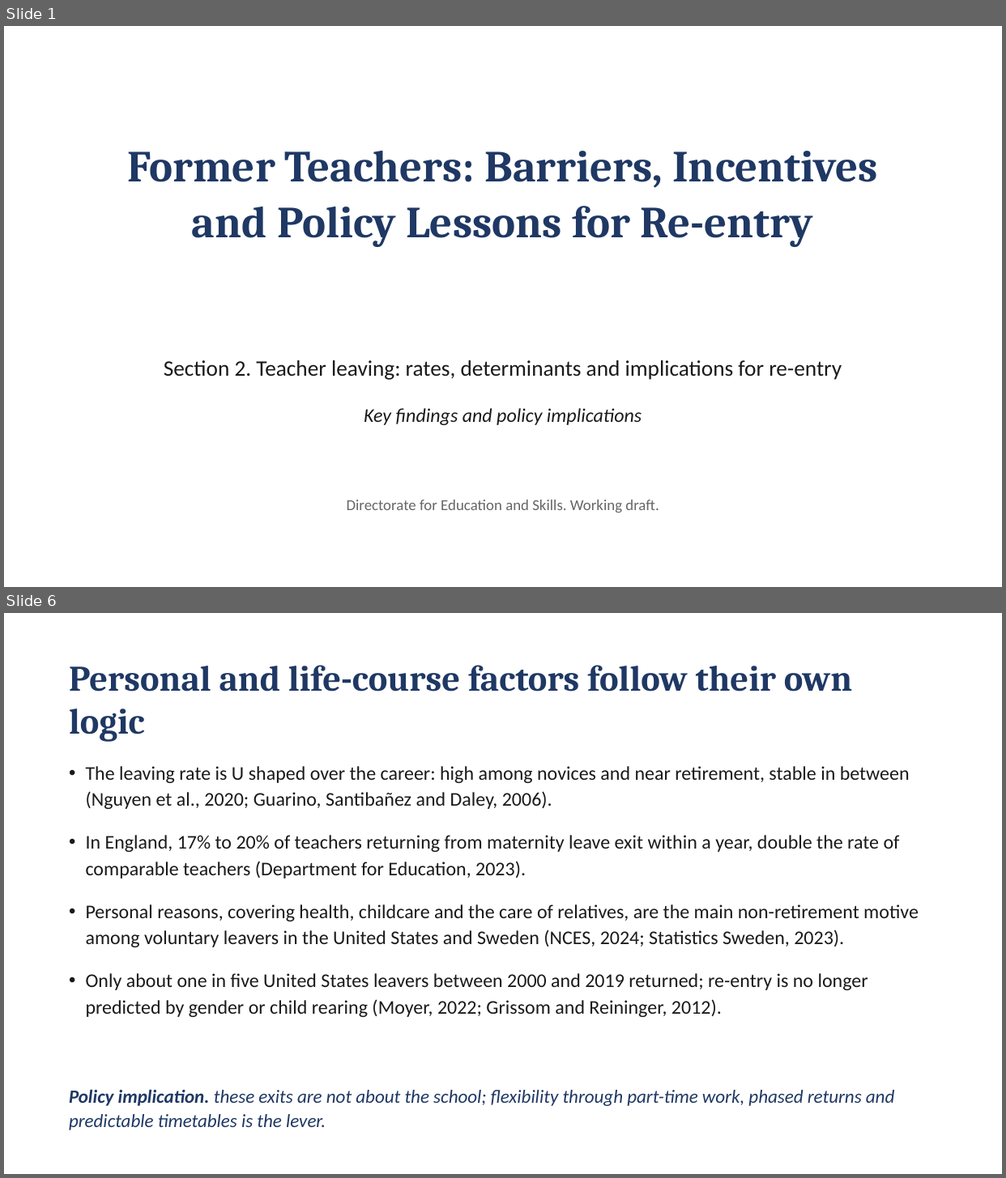
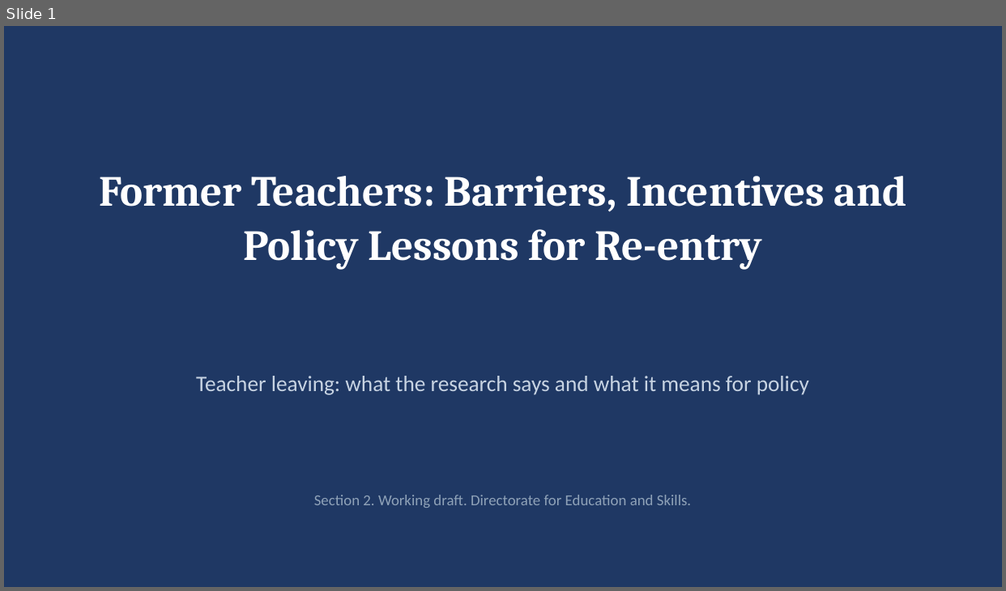
Before and after one commit to jedr1-ship-it/Former-Teachers, a slide deck: Former_Teachers_key_messages.pptx. Shown one above the other, each under a label of ours: slides 1 and 6 before the commit, slide 1 after it; the slides between them are not shown. The pictures are 1006x1178 and 1006x591 pixels, drawn with LibreOffice and Linux fonts; fonts in the diff are those of the drawing. Boxes give left, top, right and bottom in pixels: in the first picture for what was removed or moved away, otherwise in the second. Text is boxed around its words. In the diff, an @@ line names an element or a change of style, - is before the commit and + after.

```diff
--- a/Former_Teachers_key_messages.pptx
+++ b/Former_Teachers_key_messages.pptx
@@ slide 6 removed at <box>4,613,1002,1174</box>, background #FFFFFF @@
@@ text removed at <box>69,665,852,742</box> @@
-Personal and life-course factors follow their own logic
@@ text removed at <box>86,766,918,1017</box> @@
-• The leaving rate is U shaped over the career: high among novices and near retirement, stable in between (Nguyen et al., 2020; Guarino, Santibañez and Daley, 2006).
-• In England, 17% to 20% of teachers returning from maternity leave exit within a year, double the rate of comparable teachers (Department for Education, 2023).
-• Personal reasons, covering health, childcare and the care of relatives, are the main non-retirement motive among voluntary leavers in the United States and Sweden (NCES, 2024; Statistics Sweden, 2023).
-• Only about one in five United States leavers between 2000 and 2019 returned; re-entry is no longer predicted by gender or child rearing (Moyer, 2022; Grissom and Reininger, 2012).
@@ text removed at <box>69,1089,895,1131</box> @@
-Policy implication. these exits are not about the school; flexibility through part-time work, phased returns and predictable timetables is the lever.
@@ slide 1 changed as well @@
@@ background #FFFFFF to #1F3864 @@
@@ text "Former Teachers: Barriers, Incentives and ...": place and size @@
-text "Former Teachers: Barriers, Incentives and ..." at <box>128,151,877,247</box>
+text "Former Teachers: Barriers, Incentives and ..." at <box>99,176,907,269</box>
@@ text "Former Teachers: Barriers, Incentives and ..." at <box>99,176,907,269</box>: size 32 to 31 pt, text colour #1F3864 to #FFFFFF; line spacing 40pt to 39pt @@
@@ text at <box>196,376,809,395</box>: text changed; text colour #1A1A1A to #C7D3E2 @@
-Section 2. Teacher leaving: rates, determinants and implications for re-entry
+Teacher leaving: what the research says and what it means for policy
@@ text removed at <box>364,408,641,425</box> @@
-Key findings and policy implications
@@ text at <box>314,495,691,508</box>: text changed; text colour #666666 to #8FA2B8 @@
-Directorate for Education and Skills. Working draft.
+Section 2. Working draft. Directorate for Education and Skills.
```
Also in this commit, not shown: 1 other slide changed, 5 slides added, 4 other slides removed.
